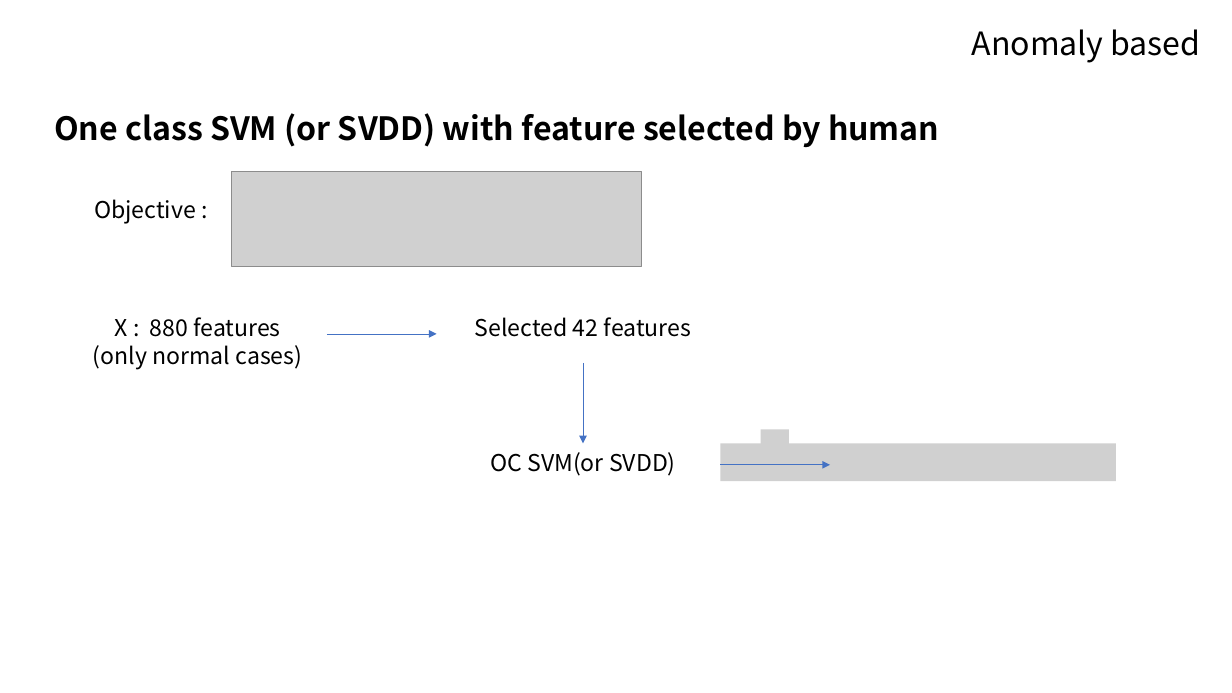
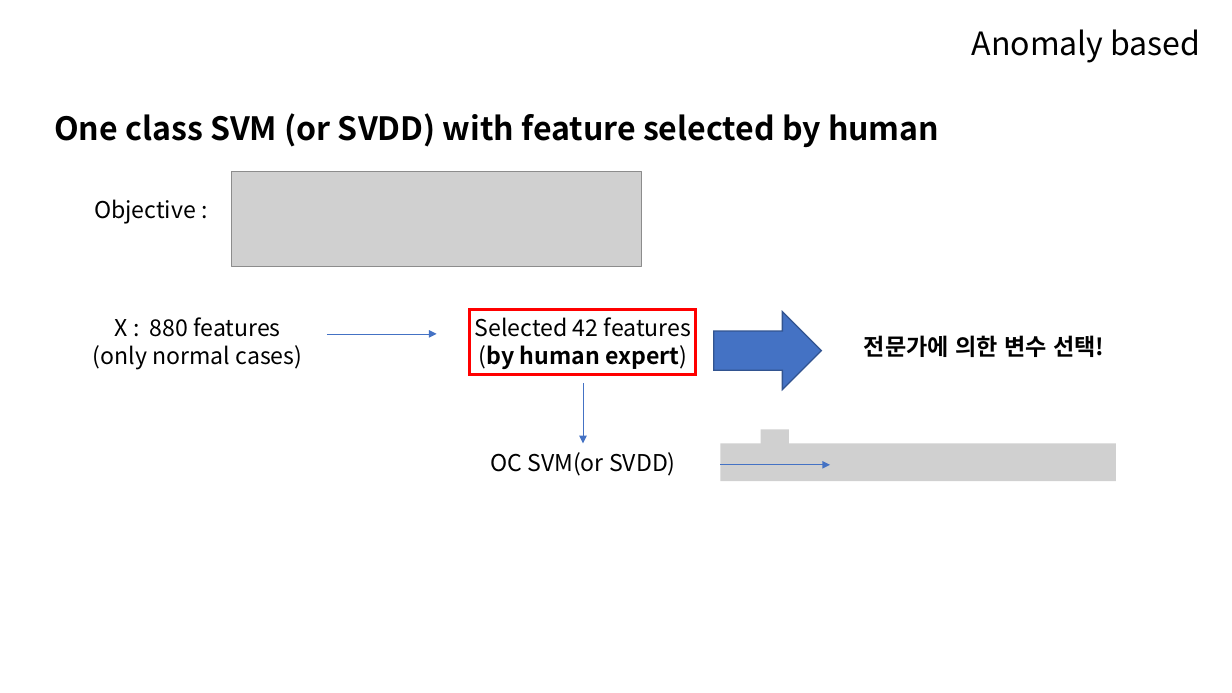
Before and after one commit to 100jy/anomaly-research, a slide deck: slide 20 of fraud_detection.pptx. Drawn at 1232x693 pixels with LibreOffice and Linux fonts; fonts in the diff are those of the drawing; grey boxes stand for pictures. Boxes give left, top, right and bottom in pixels: in the first picture for what was removed or moved away, otherwise in the second. Text is boxed around its words. In the diff, an @@ line names an element or a change of style, - is before the commit and + after.

```diff
--- a/fraud_detection.pptx
+++ b/fraud_detection.pptx
@@ rectangle added at box(470, 310, 696, 375), outline #FF0000 2.25 pt @@
@@ right arrow added at box(714, 311, 822, 390), fill #4472C4, outline #325491 1 pt @@
@@ text at box(479, 345, 687, 369): paragraph added @@
+(by human expert)
@@ text added at box(864, 335, 1104, 357), 18 pt, text #000000, bold @@
+전문가에 의한 변수 선택!
@@ arrow moved from (583, 363) - (583, 444) to (583, 384) - (583, 444) @@
```
Also in this commit, not shown: 13 other slides changed.
